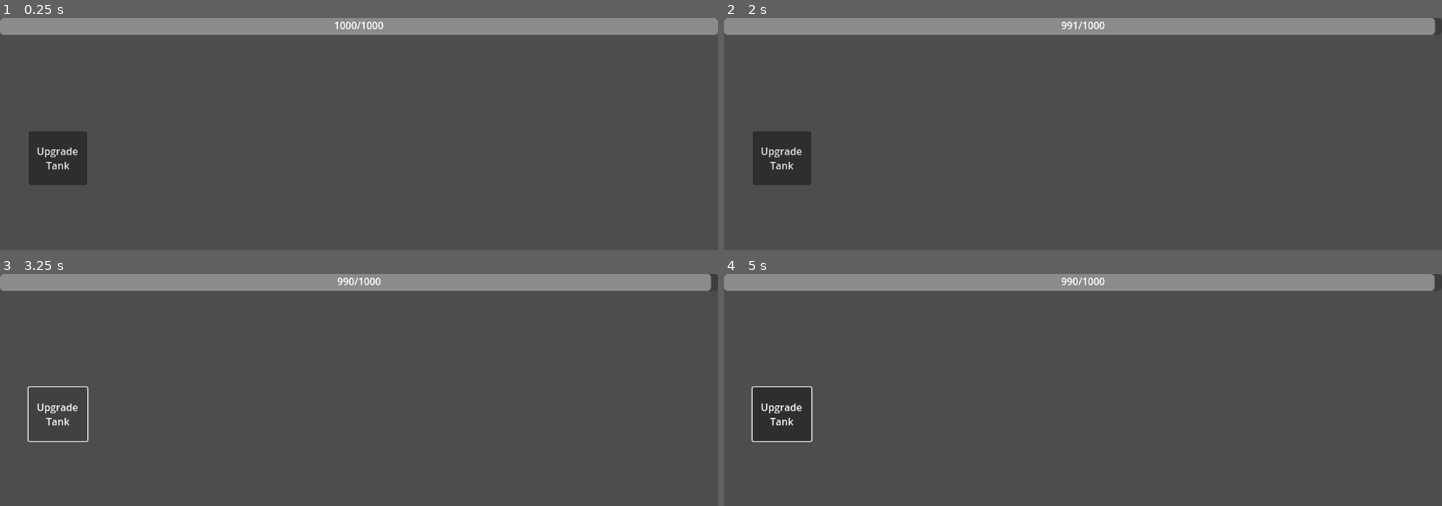
Above: before the commit, frames 1-4 (two rows, left to right).
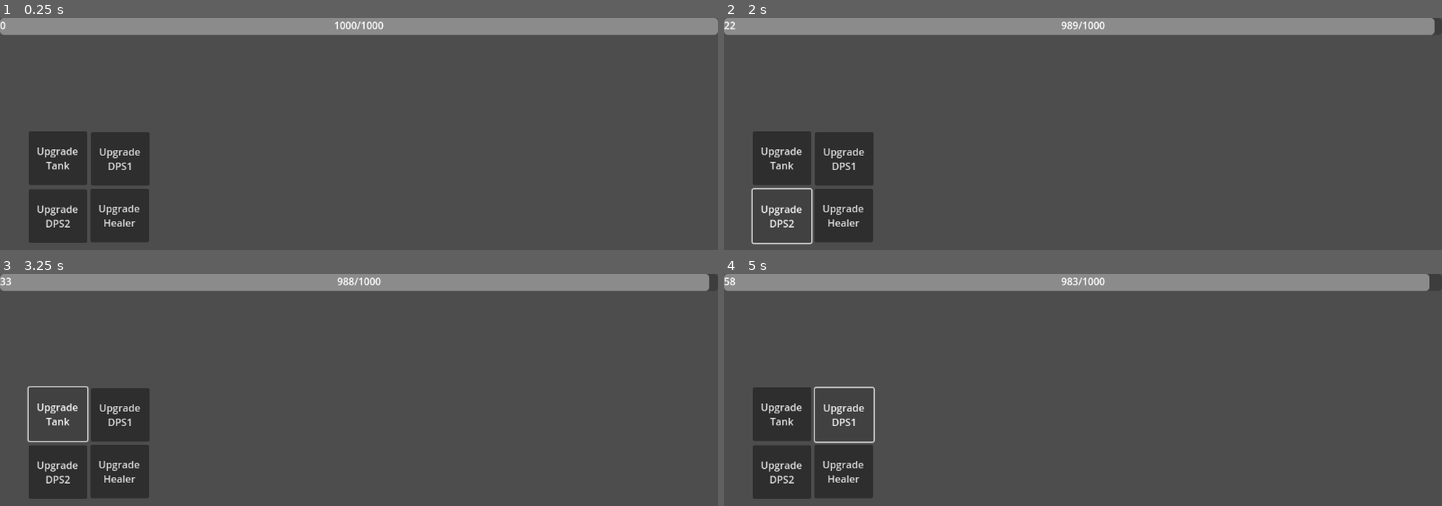
Above: after the commit, the same moments.

Repository: DarrenThatGuy/IdleGame_DTJ36
Game: Godot game, scene res://Scenes/MainScene.tscn
Same seed, same stepped clock (60 frames per second), same inputs: the game is played once before the commit and once after it.
Inputs (mouse positions are in pixels of both pictures, inside the frame that each line leads up to):
- Up to frame 1 (0.25 s): no input
- Up to frame 2 (2 s): click (846, 159) at 0.5 s, where only the run after the commit has a clickable "Upgrade DPS1"; click (781, 215) at 1.25 s, where only the run after the commit has a clickable "Upgrade DPS2"
- Up to frame 3 (3.25 s): click (122, 471) at 2 s, where only the run after the commit has a clickable "Upgrade Healer"; click "Upgrade Tank" at 2.75 s
- Up to frame 4 (5 s): click "Upgrade Tank" at 3.5 s; click (846, 415) at 4.25 s, where only the run after the commit has a clickable "Upgrade DPS1"

The runs differ from the first frame. In frame 1, 5.4% of the frame differs, in the area x 0-21%, y 1-97%; in frame 2, 4.1%; in frame 3, 5.4%, in the area x 0-99%, y 0-97%; in frame 4, 4.3%.

Commit message:
Added buttons for  upgrading, along with damage upgrades)

Diff:
--- a/DPSCharacter1.gd
+++ b/DPSCharacter1.gd
@@ -25,3 +25,7 @@
 
 func _on_bleed_timer_timeout():
 	bleed_boss.emit(bleed_amount)
+
+
+func _on_dps_1_upgrade_pressed():
+	attack_damage_mult += .6
--- a/DPSCharacter2.gd
+++ b/DPSCharacter2.gd
@@ -26,3 +26,7 @@
 	await get_tree().create_timer(deadeye_duration).timeout
 	attack_damage = 1
 	print("Deadeye Ended")
+
+
+func _on_dps_2_upgrade_pressed():
+	attack_damage_mult += .8
--- a/HealerCharacter.gd
+++ b/HealerCharacter.gd
@@ -28,3 +28,7 @@
 
 func _on_embolden_timer_timeout():
 	embolden()
+
+
+func _on_healer_upgrade_pressed():
+	attack_damage_mult += .6
--- /dev/null
+++ b/Scenes/EXPAmount.gd
@@ -0,0 +1,11 @@
+extends Label
+
+
+# Called when the node enters the scene tree for the first time.
+func _ready():
+	pass # Replace with function body.
+
+
+# Called every frame. 'delta' is the elapsed time since the previous frame.
+func _process(delta):
+	text = str($"../..".exp)
--- /dev/null
+++ b/Scenes/MainScene.gd
@@ -0,0 +1,16 @@
+extends Node2D
+
+var exp = 0
+
+# Called when the node enters the scene tree for the first time.
+func _ready():
+	exp = 0
+
+
+# Called every frame. 'delta' is the elapsed time since the previous frame.
+func _process(delta):
+	pass
+
+
+func _on_boss_core_get_exp(amount):
+	exp += round(amount)
--- a/Scenes/MainScene.tscn
+++ b/Scenes/MainScene.tscn
@@ -1,6 +1,6 @@
-[gd_scene load_steps=10 format=3 uid="uid://dj7n61gu11lso"]
+[gd_scene load_steps=11 format=3 uid="uid://dj7n61gu11lso"]
 
-[ext_resource type="Script" path="res://Scenes/UpgradeHandler.gd" id="1_2qo2p"]
+[ext_resource type="Script" path="res://Scenes/MainScene.gd" id="1_4ddmm"]
 [ext_resource type="PackedScene" uid="uid://dk2poboa0py2e" path="res://Scenes/boss_core.tscn" id="1_thtli"]
 [ext_resource type="PackedScene" uid="uid://b6nparti4auej" path="res://base_character.tscn" id="2_2hb0m"]
 [ext_resource type="Script" path="res://Scenes/TankCore.gd" id="2_oclct"]
@@ -9,12 +9,10 @@
 [ext_resource type="Script" path="res://DPSCharacter1.gd" id="5_m2ijw"]
 [ext_resource type="Script" path="res://DPSCharacter2.gd" id="6_rsgky"]
 [ext_resource type="Script" path="res://HealerCharacter.gd" id="7_wgiaj"]
+[ext_resource type="Script" path="res://Scenes/EXPAmount.gd" id="10_06ukv"]
 
 [node name="Node2D" type="Node2D"]
-
-[node name="UpgradeHandler" type="Node2D" parent="."]
-position = Vector2(49, 184)
-script = ExtResource("1_2qo2p")
+script = ExtResource("1_4ddmm")
 
 [node name="BossCore" parent="." instance=ExtResource("1_thtli")]
 regen_amount = 10.0
@@ -109,6 +107,40 @@
 text = "Upgrade
 Tank"
 
+[node name="DPS1Upgrade" type="Button" parent="UI"]
+layout_mode = 0
+offset_left = 146.0
+offset_top = 183.0
+offset_right = 240.0
+offset_bottom = 269.0
+text = "Upgrade
+DPS1"
+
+[node name="DPS2Upgrade" type="Button" parent="UI"]
+layout_mode = 0
+offset_left = 46.0
+offset_top = 275.0
+offset_right = 140.0
+offset_bottom = 361.0
+text = "Upgrade
+DPS2"
+
+[node name="HealerUpgrade" type="Button" parent="UI"]
+layout_mode = 0
+offset_left = 145.0
+offset_top = 274.0
+offset_right = 239.0
+offset_bottom = 360.0
+text = "Upgrade
+Healer"
+
+[node name="EXPAmount" type="Label" parent="UI"]
+layout_mode = 0
+offset_right = 40.0
+offset_bottom = 23.0
+script = ExtResource("10_06ukv")
+
+[connection signal="get_exp" from="BossCore" to="." method="_on_boss_core_get_exp"]
 [connection signal="deal_damage" from="TankCharacter" to="BossCore" method="_on_base_character_deal_damage"]
 [connection signal="toggle_shred" from="TankCharacter" to="BossCore" method="_on_tank_character_toggle_shred"]
 [connection signal="timeout" from="TankCharacter/ShredTimer" to="TankCharacter" method="_on_shred_timer_timeout"]
@@ -121,3 +153,6 @@
 [connection signal="embolden_signal" from="HealerCharacter" to="BossCore" method="_on_healer_character_toggle_embolden"]
 [connection signal="timeout" from="HealerCharacter/EmboldenTimer" to="HealerCharacter" method="_on_embolden_timer_timeout"]
 [connection signal="pressed" from="UI/TankUpgade" to="TankCharacter" method="_on_tank_upgade_pressed"]
+[connection signal="pressed" from="UI/DPS1Upgrade" to="DPSCharacter1" method="_on_dps_1_upgrade_pressed"]
+[connection signal="pressed" from="UI/DPS2Upgrade" to="DPSCharacter2" method="_on_dps_2_upgrade_pressed"]
+[connection signal="pressed" from="UI/HealerUpgrade" to="HealerCharacter" method="_on_healer_upgrade_pressed"]
--- a/Scripts/BossCore.gd
+++ b/Scripts/BossCore.gd
@@ -1,13 +1,14 @@
 class_name Boss extends Node2D
+const base_defense: float = 1
 
+var health: float
 @export var max_health: float
-var health: float
 @export var regen_amount: float
 @export var regen_speed: float
-const base_defense: float = 1
 @export var defense_value : float = 1
+@export var regen_timer: Timer
 
-@export var regen_timer: Timer
+signal get_exp(amount)
 # Called when the node enters the scene tree for the first time.
 func _ready():
 	health = max_health
@@ -35,6 +36,8 @@
 
 func _on_base_character_deal_damage(damage):
 	health -= damage * defense_value
+	get_exp.emit(damage)
+
 
 
 
